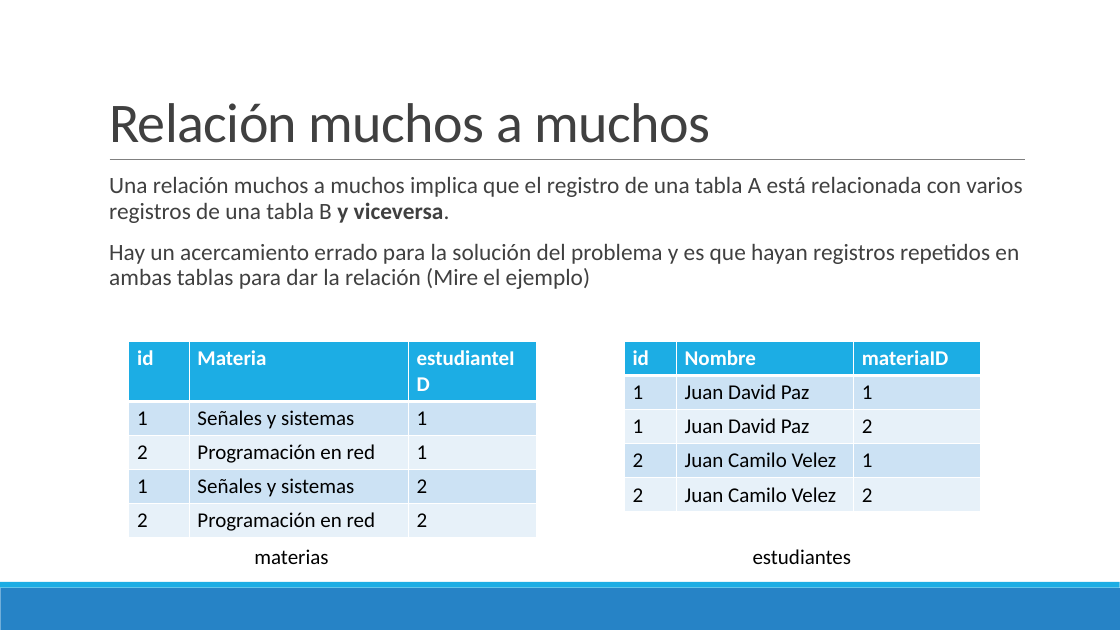
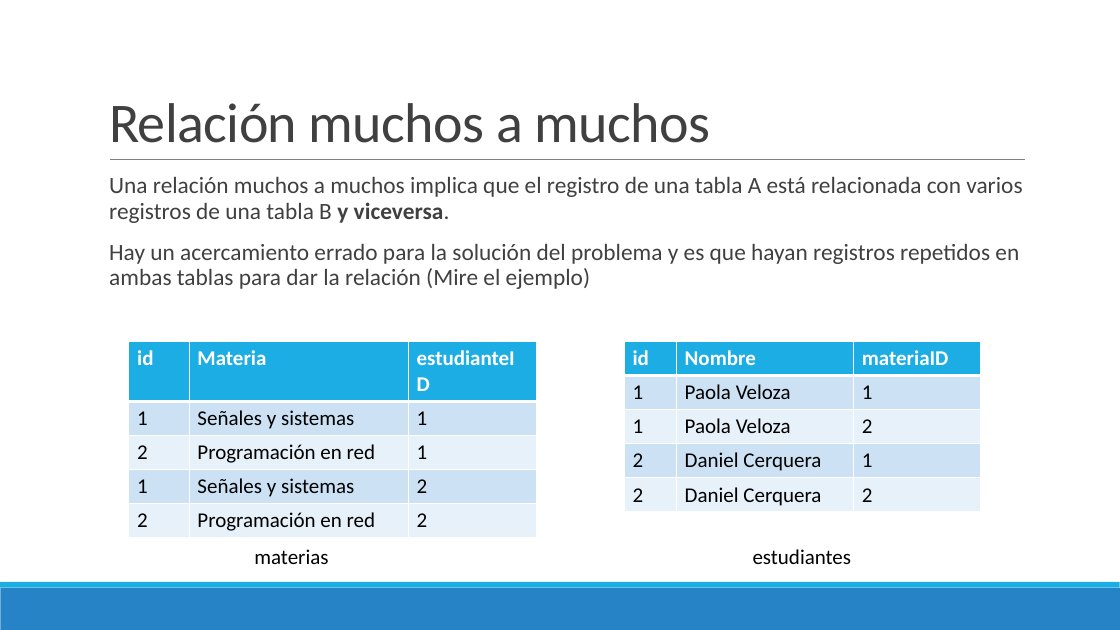
Before and after one commit to Domiciano/ProgramRed192, a slide deck: slide 11 of Clase10/Presentación.pptx. Drawn at 1120x630 pixels with LibreOffice and Linux fonts; fonts in the diff are those of the drawing. Boxes give left, top, right and bottom in pixels: in the first picture for what was removed or moved away, otherwise in the second. Text is boxed around its words. In the diff, an @@ line names an element or a change of style, - is before the commit and + after.

```diff
--- a/Clase10/Presentación.pptx
+++ b/Clase10/Presentación.pptx
@@ table at (x1=624, y1=342, x2=981, y2=513) @@
-row 2, column 2: Juan David Paz
+row 2, column 2: Paola Veloza
-row 3, column 2: Juan David Paz
+row 3, column 2: Paola Veloza
-row 4, column 2: Juan Camilo Velez
+row 4, column 2: Daniel Cerquera
-row 5, column 2: Juan Camilo Velez
+row 5, column 2: Daniel Cerquera
```
Also in this commit, not shown: 3 other slides changed, 7 slides added.
